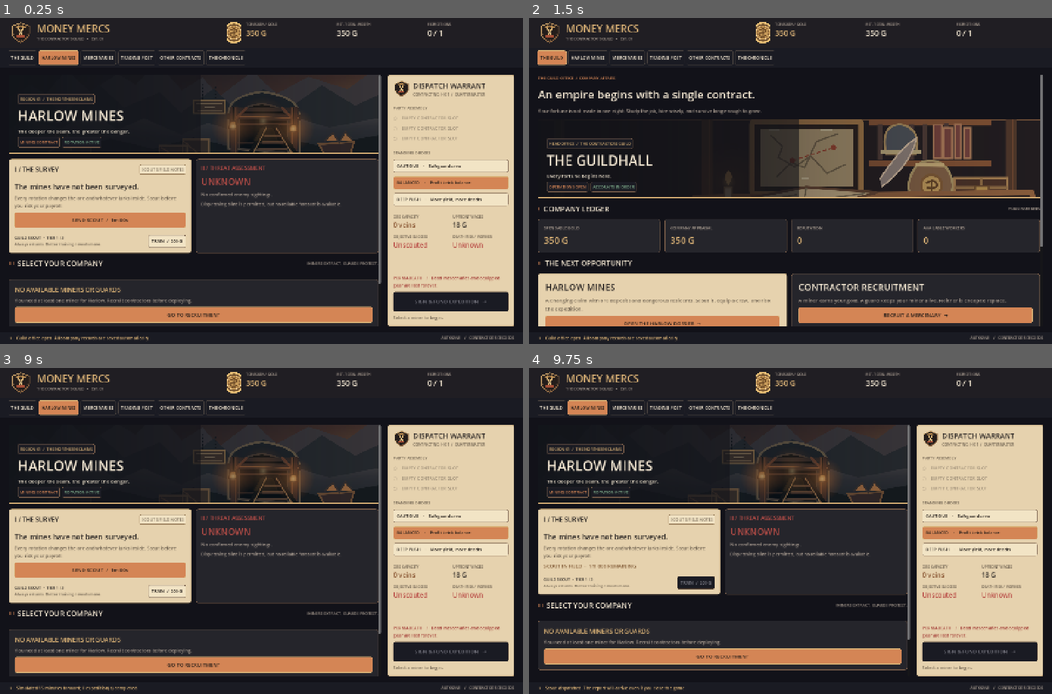
Above: before the commit, frames 1-4 (two rows, left to right).
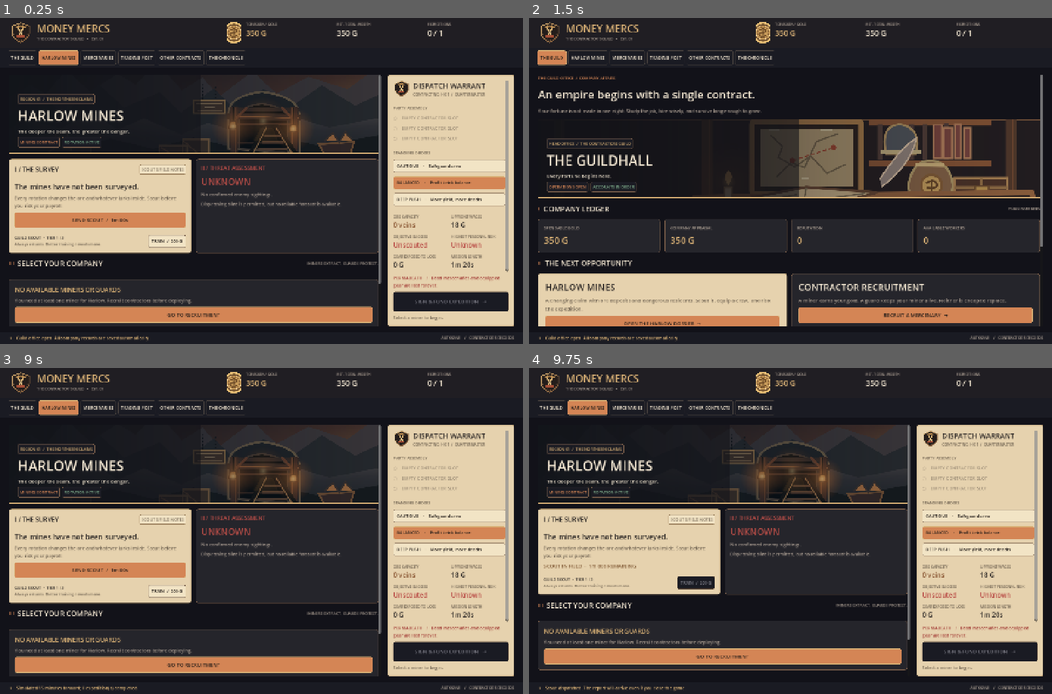
Above: after the commit, the same moments.

Repository: wiings3/Hellfare
Game: Godot game, scene res://scenes/main.tscn
Two runs of this game, one before a commit and one after it. Both use one fixed random seed, a clock stepped at 60 frames per second and the inputs below.
Inputs:
- Up to frame 1 (0.25 s): no input
- Up to frame 2 (1.5 s): click "GO TO RECRUITMENT" at 0.5 s; click "THE GUILD" at 1.25 s
- Up to frame 3 (9 s): click "HARLOW MINES" at 2 s; click "GO TO RECRUITMENT" at 2.75 s; click "MERCENARIES" at 3.5 s; click "TRADING POST" at 4.25 s; click "OTHER CONTRACTS" at 5 s; click "OTHER CONTRACTS" at 5.75 s; click "THE CHRONICLE" at 6.5 s; click "SIMULATE +15 MIN" at 7.25 s; click "THE GUILD" at 8 s; click "OPEN THE HARLOW DOSSIER →" at 8.75 s
- Up to frame 4 (9.75 s): click "SEND SCOUT / 1m 00s" at 9.5 s

The runs differ from the first frame. In frame 1, 0.8% of the frame differs, in the area x 75-98%, y 19-78%; in frame 2, nothing differs; in frame 3, 0.8%; in frame 4, 0.8%.

Commit message:
Show per-worker casualty odds, actual gear risk, scouting clues and expedition event reports

Diff:
--- a/scripts/ledger_ui.gd
+++ b/scripts/ledger_ui.gd
@@ -484,6 +484,9 @@
 		paper.add_child(_lab("AT LEAST %d VEINS" % num, 28, C_INK))
 		paper.add_child(_lab("Confirmed %s deposits" % str(MoneyMercsState.RESOURCE_NAMES.get(ore, ore)), 14, Color("#8b4b2c")))
 		paper.add_child(_lab("SURVEY RELIABILITY: %s" % ("EXACT COUNTS" if bool(report.get("exact", false)) else "PARTIAL INTELLIGENCE"), 11, C_PAPER_DIM))
+		if report.has("threat_note"):
+			paper.add_child(_lab("THREAT INTEL: %s  ·  %s" % [
+				str(report.get("danger_band", "Unknown")), str(report["threat_note"])], 12, C_PAPER_DIM, true))
 		var additional: Dictionary = report.get("all_ore", {})
 		if not additional.is_empty():
 			var findings: Array[String] = []
@@ -592,7 +595,9 @@
 	row.add_child(details)
 	details.add_child(_lab(str(merc["name"]), 20, C_IVORY))
 	details.add_child(_lab(role.to_upper() + "  /  " + str(merc["title"]), 11, C_GOLD, true))
-	details.add_child(_lab("HEALTH %d%%   •   GEAR TIER %d" % [int(merc.get("health",100)),int(merc.get("gear",0))], 11, C_DIM))
+	var worn: Dictionary = merc.get("equipment", {})
+	details.add_child(_lab("HEALTH %d%%   ·   %s" % [
+		int(merc.get("health",100)), _equipment_name(worn.get("tool", {}))], 11, C_DIM, true))
 	var status := _h(8)
 	stack.add_child(status)
 	status.add_child(_chip("ASSIGNED" if active else "AVAILABLE", C_GOLD if active else C_SAFE))
@@ -633,7 +638,8 @@
 			var designation := _v(2)
 			slot.add_child(designation)
 			designation.add_child(_lab(str(worker["name"]), 15, C_INK))
-			designation.add_child(_lab(str(worker["role"]) + "  •  Tier %d gear" % int(worker.get("gear",0)), 11, C_PAPER_DIM))
+			designation.add_child(_lab("%s · %s" % [
+				str(worker["role"]), _equipment_name((worker.get("equipment", {}) as Dictionary).get("tool", {}))], 11, C_PAPER_DIM))
 		else:
 			var vacant := _lab("○    EMPTY CONTRACTOR SLOT", 12, Color("#9b8c76"))
 			slot.add_child(vacant)
@@ -647,6 +653,10 @@
 		column.add_child(opt)
 	_rule(column, Color("#ad916c"))
 	var stats: Dictionary = game.harlow_crew_stats(_selected_available(), tactic)
+	var risks: Dictionary = stats.get("death", {})
+	var maximum: float = 0.0
+	for id in risks:
+		maximum = maxf(maximum, float(risks[id]))
 	var grid := GridContainer.new()
 	grid.columns = 2
 	grid.add_theme_constant_override("h_separation", 8)
@@ -655,7 +665,15 @@
 	_mini_stat(grid, "ORE CAPACITY", "%d veins" % int(stats["capacity"]), Color("#85512e"))
 	_mini_stat(grid, "UPFRONT WAGES", _money(int(stats["wage"])), C_INK)
 	_mini_stat(grid, "OBJECTIVE SUCCESS", "%d%%" % int(round(float(stats["success"])*100.0)) if has_report else "Unscouted", Color("#3e7958") if has_report else C_CRIMSON)
-	_mini_stat(grid, "DEATH RISK / WORKER", "%d%%" % int(round(float(stats["death"])*100.0)) if has_report else "Unknown", C_CRIMSON)
+	_mini_stat(grid, "HIGHEST PERSONAL RISK", "%d%%" % int(round(maximum*100.0)) if has_report else "Unknown", C_CRIMSON)
+	_mini_stat(grid, "GEAR EXPOSED TO LOSS", _money(int(stats["gear_value"])), C_INK)
+	_mini_stat(grid, "MISSION LENGTH", _duration(int(stats["duration"])), C_INK)
+	if has_report and not risks.is_empty():
+		for id in risks:
+			var member: Dictionary = game.merc_by_id(str(id))
+			if not member.is_empty():
+				column.add_child(_lab("%s: %d%% fatality estimate" % [
+					str(member["name"]), int(round(float(risks[id])*100.0))], 12, C_PAPER_DIM))
 	_rule(column, Color("#ad916c"))
 	var caution := _lab("PERMADEATH   /   Dead mercenaries and equipped gear are lost forever.", 12, Color("#a44039"), true)
 	_grow(caution)
@@ -755,6 +773,12 @@
 	var expand := _panel(body)
 	expand.add_child(_lab("EXPANSION / FIELD TEAM CAPACITY", 15, C_GOLD))
 	expand.add_child(_lab("%d of 3 expedition slots available. Expansion costs increase as your guild grows." % game.expedition_slots, 12, C_DIM, true))
+	if game.relief_debt > 0:
+		expand.add_child(_lab("Guild recovery debt: %s. Trade proceeds above a protected 120 gold repay it." % _money(game.relief_debt), 12, C_COPPER, true))
+	if game.crew.is_empty() and game.missions.is_empty() and game.gold < 60:
+		expand.add_child(_button("REQUEST EMERGENCY GUILD ADVANCE  /  90 G", func() -> void:
+			_action(game.guild_relief())
+		, true))
 	if game.expedition_slots < 3:
 		expand.add_child(_button("PURCHASE SLOT   •   %s" % _money(900 if game.expedition_slots == 1 else 4200), func() -> void:
 			_action(game.expand_operations())
@@ -1053,6 +1077,20 @@
 			p.add_child(_lab("FALLEN CONTRACTORS: "+", ".join(casualties),14,C_CRIMSON))
 		if not injured.is_empty():
 			p.add_child(_lab("WOUNDED: "+", ".join(injured),13,C_COPPER))
+		if bool(report.get("partial", false)):
+			p.add_child(_chip("PARTIAL HAUL / RETREAT", C_COPPER))
+		var lost: Array = report.get("lost_items", [])
+		if not lost.is_empty():
+			p.add_child(_lab("LOST EQUIPMENT: " + ", ".join(lost), 13, C_CRIMSON, true))
+		var found_items: Array = report.get("found_items", [])
+		if not found_items.is_empty():
+			p.add_child(_lab("EQUIPMENT DISCOVERED: " + ", ".join(found_items), 14, C_GOLD, true))
+		var story: Array = report.get("events", [])
+		if not story.is_empty():
+			var narrative := _panel(p, true, 14)
+			narrative.add_child(_lab("AFTER-ACTION ACCOUNT", 13, C_INK))
+			for entry in story:
+				narrative.add_child(_lab("•  " + str(entry), 12, C_PAPER_DIM, true))
 		p.add_child(_lab("Net appraisal includes unsold resources; it is not equivalent to gold available for wages.", 11, C_DIM, true))
 	if OS.is_debug_build():
 		_section(body, "II", "DEV TESTING")
